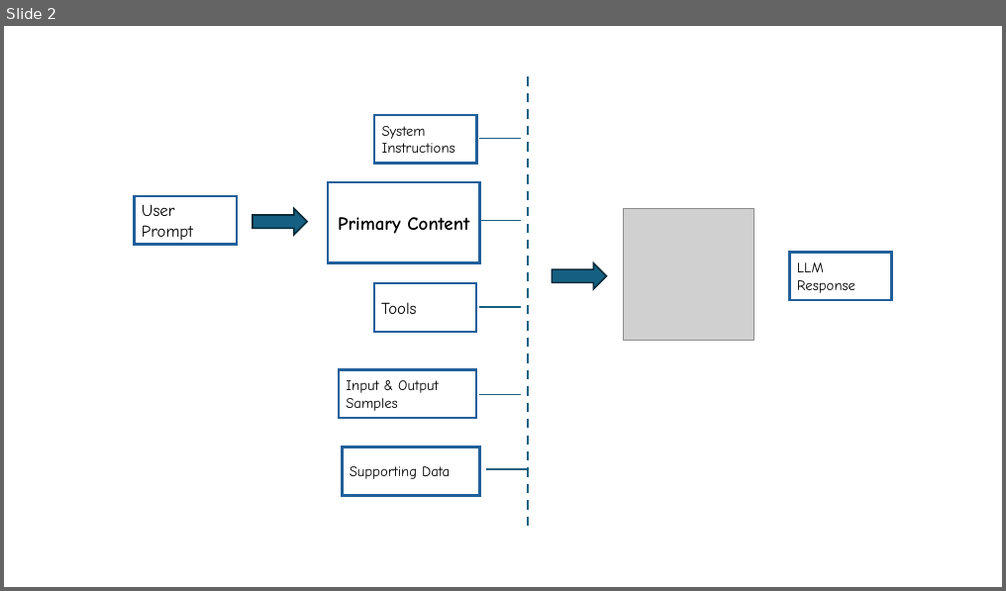
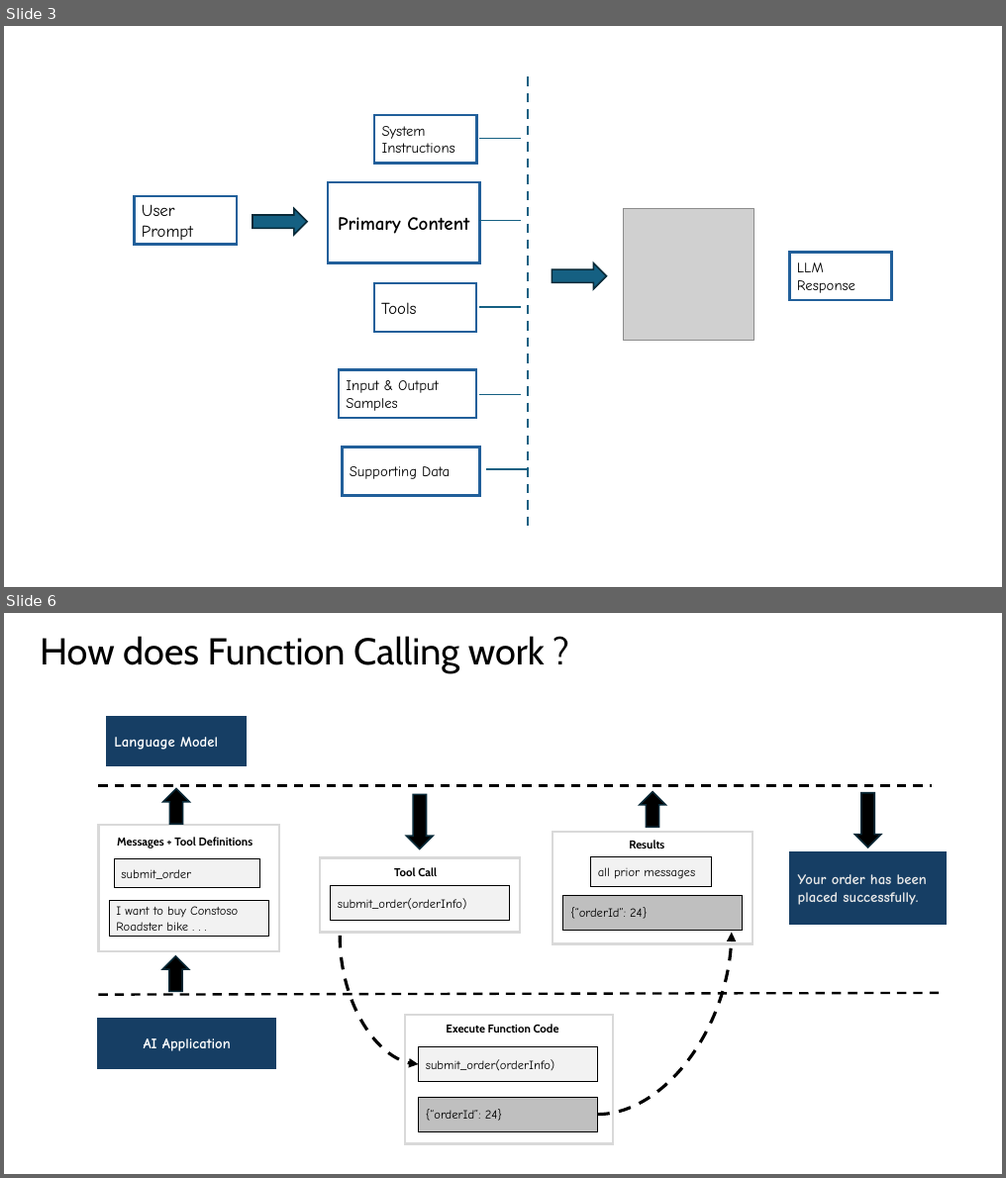
Before and after one commit to rakeshl4/rakeshl4.github.io, a slide deck: docs/slides.pptx. Shown one above the other, each under a label of ours: slide 2 before the commit, slides 3 and 6 after it; the slides between them are not shown. The pictures are 1006x591 and 1006x1178 pixels, drawn with LibreOffice and Linux fonts; fonts in the diff are those of the drawing; grey boxes stand for pictures. Boxes give left, top, right and bottom in pixels: in the first picture for what was removed or moved away, otherwise in the second. Text is boxed around its words. In the diff, an @@ line names an element or a change of style, - is before the commit and + after.

```diff
--- a/docs/slides.pptx
+++ b/docs/slides.pptx
@@ slide 6 added at box(4, 613, 1002, 1174), background #FFFFFF @@
@@ text added at box(40, 636, 545, 673), 36 pt, text #000000 @@
+How does Function Calling work ?
@@ rectangle added at box(107, 717, 246, 765), fill #163E64, outline #163E64 2.25 pt, 14 pt, text #FFFFFF, bold @@
+Language Model
@@ line added from (98, 786) to (933, 786), #000000 2.25 pt dashed @@
@@ right arrow added at box(163, 789, 190, 824), fill #000000, outline #092A39 1.5 pt @@
@@ right arrow added at box(407, 794, 433, 849), fill #000000, outline #092A39 1.5 pt @@
@@ right arrow added at box(640, 792, 665, 827), fill #000000, outline #092A39 1.5 pt @@
@@ right arrow added at box(855, 792, 881, 848), fill #000000, outline #092A39 1.5 pt @@
@@ rectangle added at box(98, 825, 279, 953), fill #FFFFFF, outline #D9D9D9 2.25 pt @@
@@ text added at box(117, 837, 253, 849), 11 pt, text #000000, bold @@
+Messages + Tool Definitions
@@ rectangle added at box(552, 833, 752, 945), fill #FFFFFF, outline #D9D9D9 2.25 pt @@
@@ text added at box(629, 840, 664, 849), 11 pt, text #000000, bold @@
+Results
@@ rectangle added at box(114, 860, 260, 888), fill #F2F2F2, outline #000000 0.75 pt, 12 pt, text #000000 @@
+submit_order
@@ rectangle added at box(320, 858, 520, 932), fill #FFFFFF, outline #D9D9D9 2.25 pt @@
@@ text added at box(394, 867, 437, 876), 11 pt, text #000000, bold @@
+Tool Call
@@ rectangle added at box(591, 858, 712, 887), fill #F2F2F2, outline #000000 0.75 pt, 12 pt, text #000000 @@
+all prior messages
@@ rectangle added at box(791, 853, 945, 925), fill #163E64, outline #163E64 2.25 pt, 14 pt, text #E8E8E8, bold @@
+Your order has been placed successfully.
@@ rectangle added at box(109, 900, 269, 936), fill #F2F2F2, outline #000000 0.75 pt, 12 pt, text #000000 @@
+I want to buy Constoso Roadster bike . . .
@@ rectangle added at box(331, 885, 509, 921), fill #F2F2F2, outline #000000 0.75 pt, 12 pt, text #000000 @@
+submit_order(orderInfo)
@@ rectangle added at box(563, 895, 743, 931), fill #BFBFBF, outline #000000 0.75 pt, 12 pt, text #000000 @@
+{“orderId”: 24}
@@ curved arrow added from (341, 936) to (418, 1064), #000000 3 pt dashed @@
@@ curved arrow added from (598, 1115) to (732, 933), #000000 3 pt dashed @@
@@ right arrow added at box(162, 957, 189, 992), fill #000000, outline #092A39 1.5 pt @@
@@ line added from (98, 995) to (945, 993), #000000 2.25 pt dashed @@
@@ rectangle added at box(98, 1020, 275, 1068), fill #163E64, outline #163E64 2.25 pt, 14 pt, text #FFFFFF, bold @@
+AI Application
@@ rectangle added at box(405, 1015, 614, 1145), fill #FFFFFF, outline #D9D9D9 2.25 pt @@
@@ text added at box(446, 1024, 559, 1033), 11 pt, text #000000, bold @@
+Execute Function Code
@@ rectangle added at box(418, 1048, 597, 1082), fill #F2F2F2, outline #000000 0.75 pt, 12 pt, text #000000 @@
+submit_order(orderInfo)
@@ rectangle added at box(418, 1097, 597, 1133), fill #BFBFBF, outline #000000 0.75 pt, 12 pt, text #000000 @@
+{“orderId”: 24}
@@ what was slide 2 is now slide 3 @@
```
Also in this commit, not shown: 2 other slides added, 7 other files.
